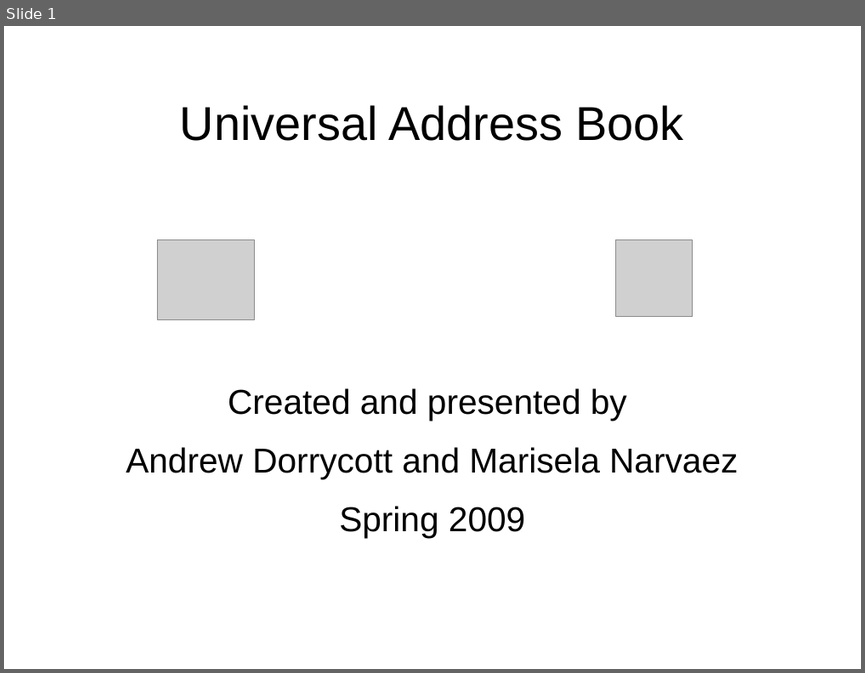
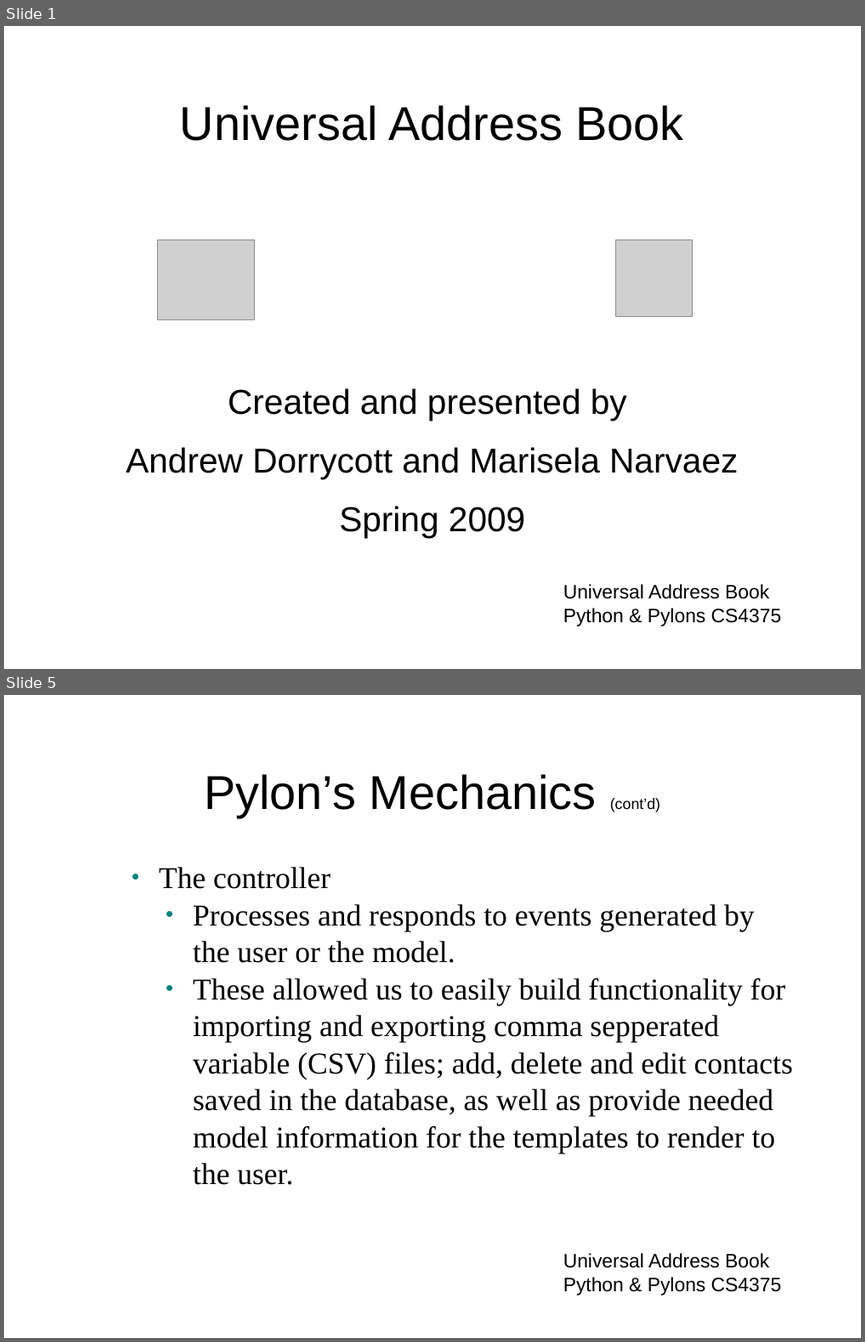
Before and after one commit to tdyhacker/pythonexploration, a slide deck: compeggirl/UnivAddBook Poster Presentation.ppt. Shown one above the other, each under a label of ours: slide 1 before the commit, slides 1 and 5 after it; the slides between them are not shown. The pictures are 865x673 and 865x1342 pixels, drawn with LibreOffice and Linux fonts; fonts in the diff are those of the drawing; grey boxes stand for pictures; background and template pictures are left out. Boxes give left, top, right and bottom in pixels: in the first picture for what was removed or moved away, otherwise in the second. Text is boxed around its words. In the diff, an @@ line names an element or a change of style, - is before the commit and + after.

```diff
--- a/compeggirl/UnivAddBook Poster Presentation.ppt
+++ b/compeggirl/UnivAddBook Poster Presentation.ppt
@@ slide 5 added at (4,695,861,1338), background picture (left out) @@
@@ title added at (204,774,660,817), 44 pt, text #000000 @@
+Pylon’s Mechanics (cont’d)
@@ text added at (159,867,793,1185), 28 pt, text #000000 @@
+  ● The controller
+    ● Processes and responds to events generated by the user or the model.
+    ● These allowed us to easily build functionality for importing and exporting comma sepperated variable (CSV) files; add, delete and edit contacts saved in the database, as well as provide needed model information for the templates to render to the user.
@@ text added at (563,1253,782,1295), 18 pt, text #000000 @@
+Universal Address Book
+Python & Pylons CS4375
@@ slide 1 changed as well @@
@@ text added at (563,584,782,626), 18 pt, text #000000 @@
+Universal Address Book
+Python & Pylons CS4375
```
Also in this commit, not shown: 10 other slides added, 5 slides removed, 7 other files.
